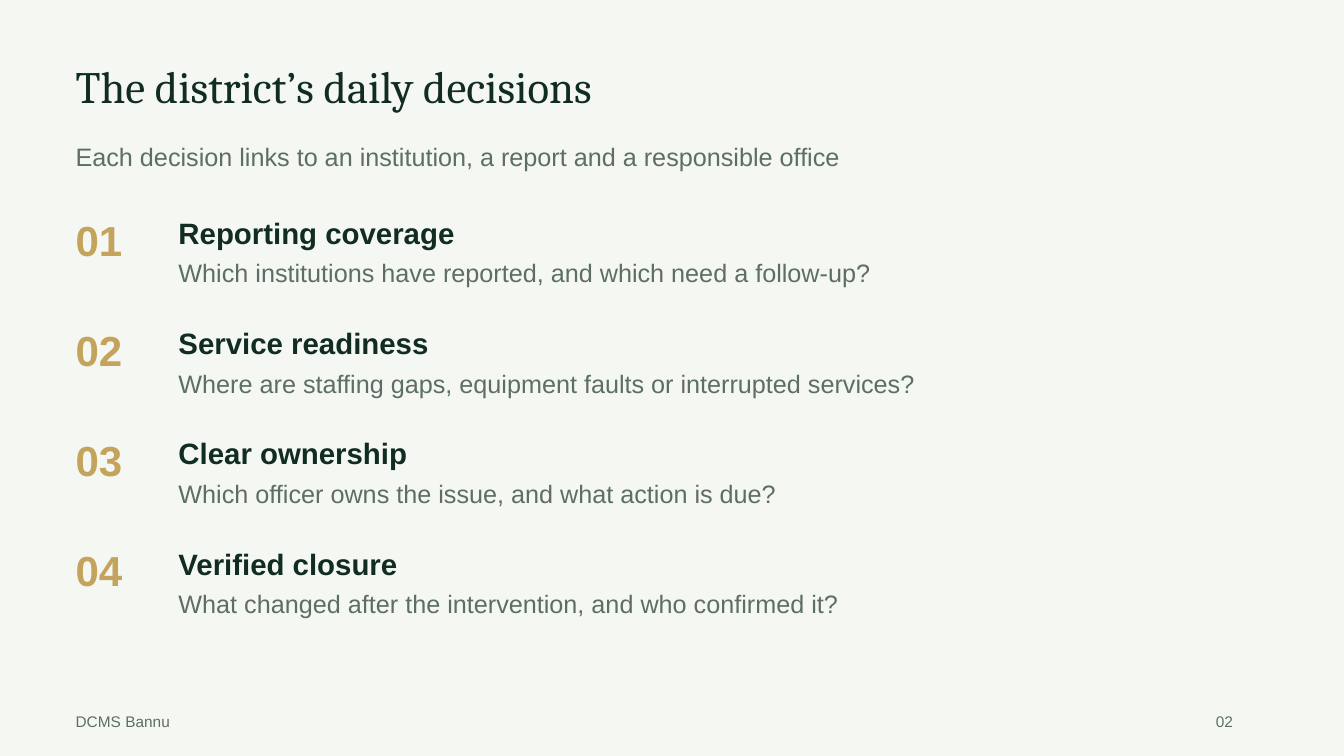
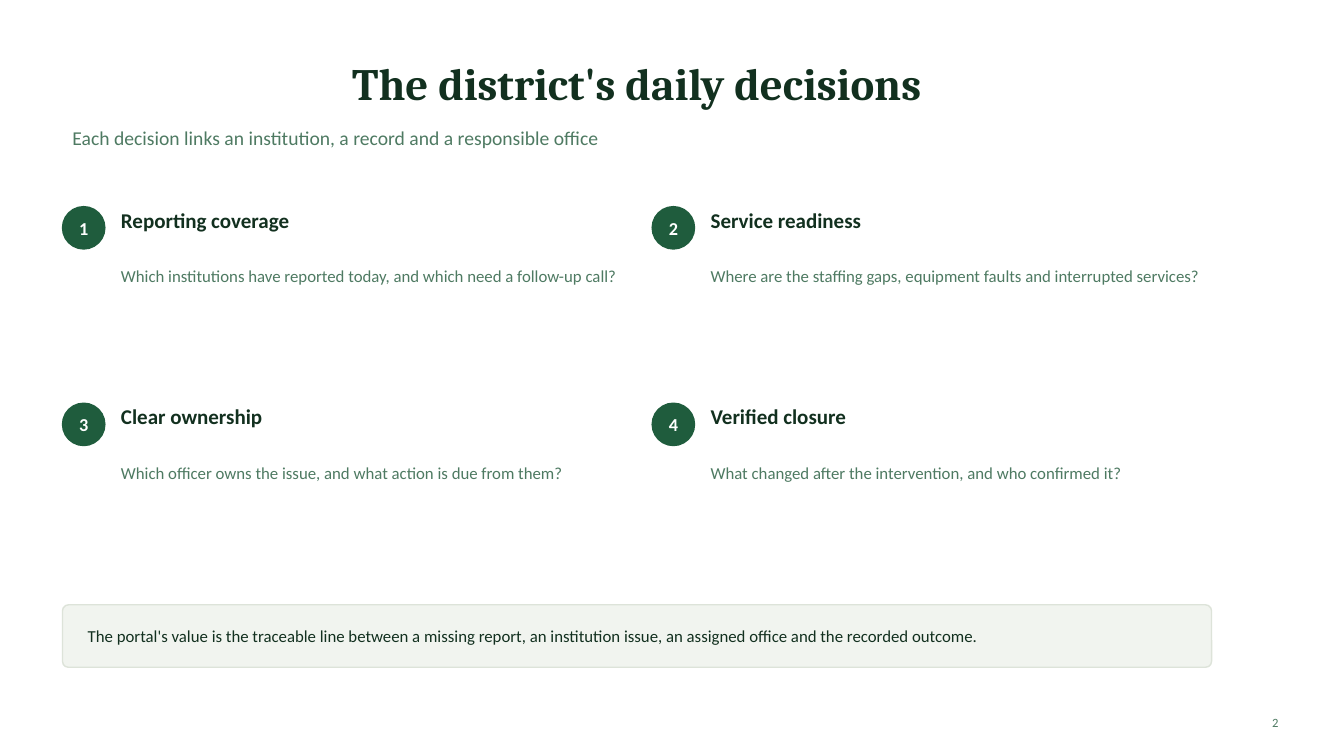
Before and after one commit to rizjaved8949/DC-Bannu-Portal, a slide deck: slide 2 of docs/DCMS_Bannu_Client_Pitch.pptx. Drawn at 1344x756 pixels with LibreOffice and Linux fonts; fonts in the diff are those of the drawing. Boxes give left, top, right and bottom in pixels: in the first picture for what was removed or moved away, otherwise in the second. Text is boxed around its words. In the diff, an @@ line names an element or a change of style, - is before the commit and + after.

```diff
--- a/docs/DCMS_Bannu_Client_Pitch.pptx
+++ b/docs/DCMS_Bannu_Client_Pitch.pptx
@@ background #F5F7F3 to #FFFFFF @@
@@ title at <box>352,68,921,110</box>: text changed; text colour #112C22 to #12301F; bold on @@
-The district’s daily decisions
+The district's daily decisions
@@ text at <box>72,131,598,148</box>: text changed; size 18 to 14 pt; font Arial to Calibri; text colour #5D6E64 to #4E7A62 @@
-Each decision links to an institution, a report and a responsible office
+Each decision links an institution, a record and a responsible office
@@ vertical alignment top to middle in 5 elements at <box>121,270,616,285</box>, <box>352,68,921,110</box>, <box>121,467,562,481</box>, <box>711,270,1199,285</box>, <box>79,223,88,235</box> @@
@@ ellipse added at <box>63,207,105,249</box>, fill #1F5C3D, outline #1F5C3D 1 pt @@
@@ text "Reporting coverage": place and size @@
-text "Reporting coverage" at <box>178,222,454,250</box>
+text "Reporting coverage" at <box>121,213,289,232</box>
@@ ellipse added at <box>652,207,695,249</box>, fill #1F5C3D, outline #1F5C3D 1 pt @@
@@ text "Service readiness": place and size @@
-text "Service readiness" at <box>178,332,428,355</box>
+text "Service readiness" at <box>711,213,861,228</box>
@@ text at <box>79,223,88,235</box>: text changed; size 30 to 13 pt; font Arial to Calibri; text colour #C4A45D to #FFFFFF @@
-01
+1
@@ text added at <box>669,223,678,235</box>, 13 pt, text #FFFFFF, bold @@
+2
@@ text at <box>121,270,616,285</box>: text changed; size 18 to 12 pt; font Arial to Calibri; text colour #5D6E64 to #4E7A62 @@
-Which institutions have reported, and which need a follow-up?
+Which institutions have reported today, and which need a follow-up call?
@@ text at <box>711,270,1199,285</box>: text changed; size 18 to 12 pt; font Arial to Calibri; text colour #5D6E64 to #4E7A62 @@
-Where are staffing gaps, equipment faults or interrupted services?
+Where are the staffing gaps, equipment faults and interrupted services?
@@ text removed at <box>76,336,123,367</box> @@
-02
@@ ellipse added at <box>63,403,105,446</box>, fill #1F5C3D, outline #1F5C3D 1 pt @@
@@ text added at <box>79,419,88,431</box>, 13 pt, text #FFFFFF, bold @@
+3
@@ text "Clear ownership": place and size @@
-text "Clear ownership" at <box>178,442,407,470</box>
+text "Clear ownership" at <box>121,409,262,428</box>
@@ ellipse added at <box>652,403,695,446</box>, fill #1F5C3D, outline #1F5C3D 1 pt @@
@@ text added at <box>669,419,678,431</box>, 13 pt, text #FFFFFF, bold @@
+4
@@ size 21 to 15 pt, font Arial to Calibri, text colour #112C22 to #12301F; line spacing 1.08 to 1; vertical alignment top to middle in 4 elements at <box>121,213,289,232</box>, <box>711,213,861,228</box>, <box>121,409,262,428</box>, <box>711,409,846,424</box> @@
@@ text "Verified closure": place and size @@
-text "Verified closure" at <box>178,553,398,576</box>
+text "Verified closure" at <box>711,409,846,424</box>
@@ text removed at <box>76,446,123,477</box> @@
-03
@@ text "What changed after the intervention, ...": place and size @@
-text "What changed after the intervention, ..." at <box>178,595,838,618</box>
+text "What changed after the intervention, ..." at <box>711,467,1121,482</box>
@@ text "What changed after the intervention, ..." at <box>711,467,1121,482</box>: size 18 to 12 pt, font Arial to Calibri, text colour #5D6E64 to #4E7A62; line spacing 1.08 to 1; vertical alignment top to middle @@
@@ text at <box>121,467,562,481</box>: text changed; size 18 to 12 pt; font Arial to Calibri; text colour #5D6E64 to #4E7A62 @@
-Which officer owns the issue, and what action is due?
+Which officer owns the issue, and what action is due from them?
@@ text removed at <box>76,556,123,587</box> @@
-04
@@ rounded rectangle added at <box>63,605,1212,667</box>, fill #F1F4EF, outline #DDE3D9 1 pt @@
@@ text added at <box>88,630,977,645</box>, 12 pt, text #12301F @@
+The portal's value is the traceable line between a missing report, an institution issue, an assigned office and the recorded outcome.
@@ text removed at <box>76,716,170,727</box> @@
-DCMS Bannu
@@ text removed at <box>1216,716,1233,727</box> @@
-02
@@ page number added at <box>1272,719,1278,727</box>, 9 pt, text #4E7A62 @@
+2
```
Also in this commit, not shown: 11 other slides changed, 19 slides added, 8 slides removed, 25 other files.
